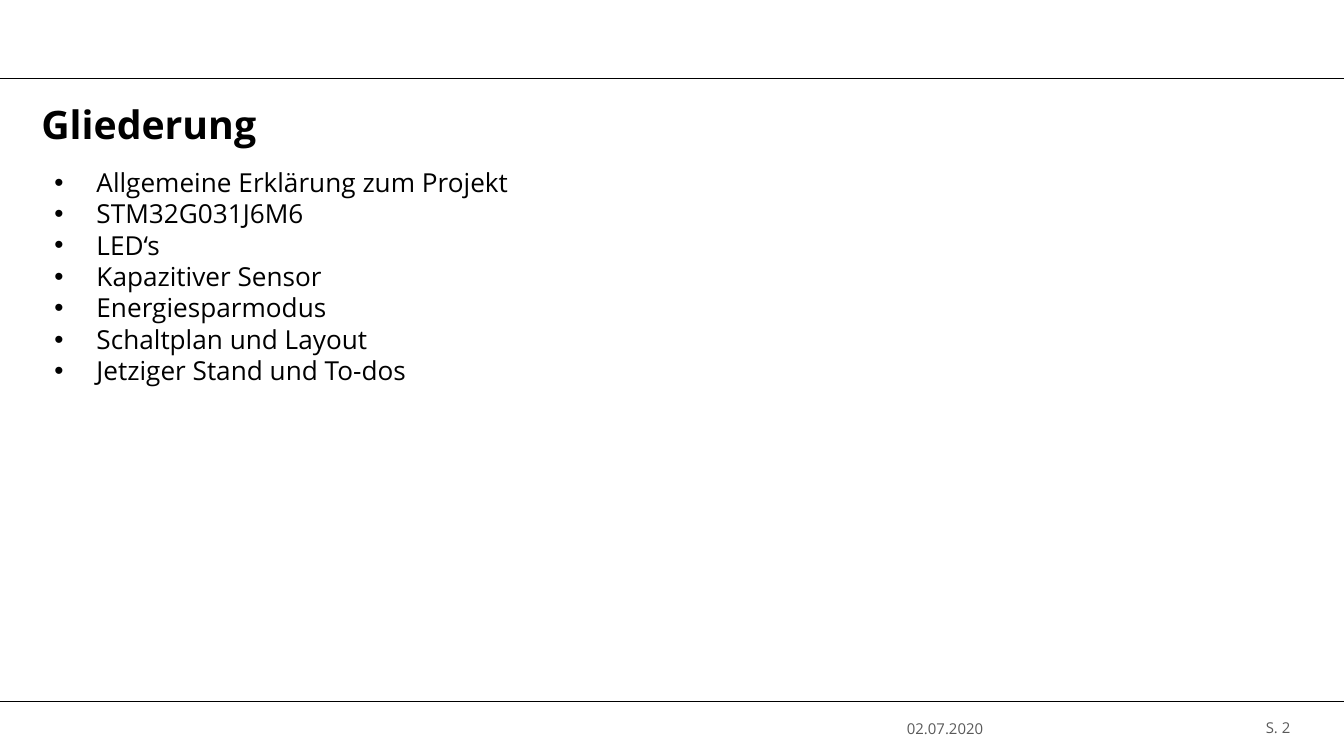
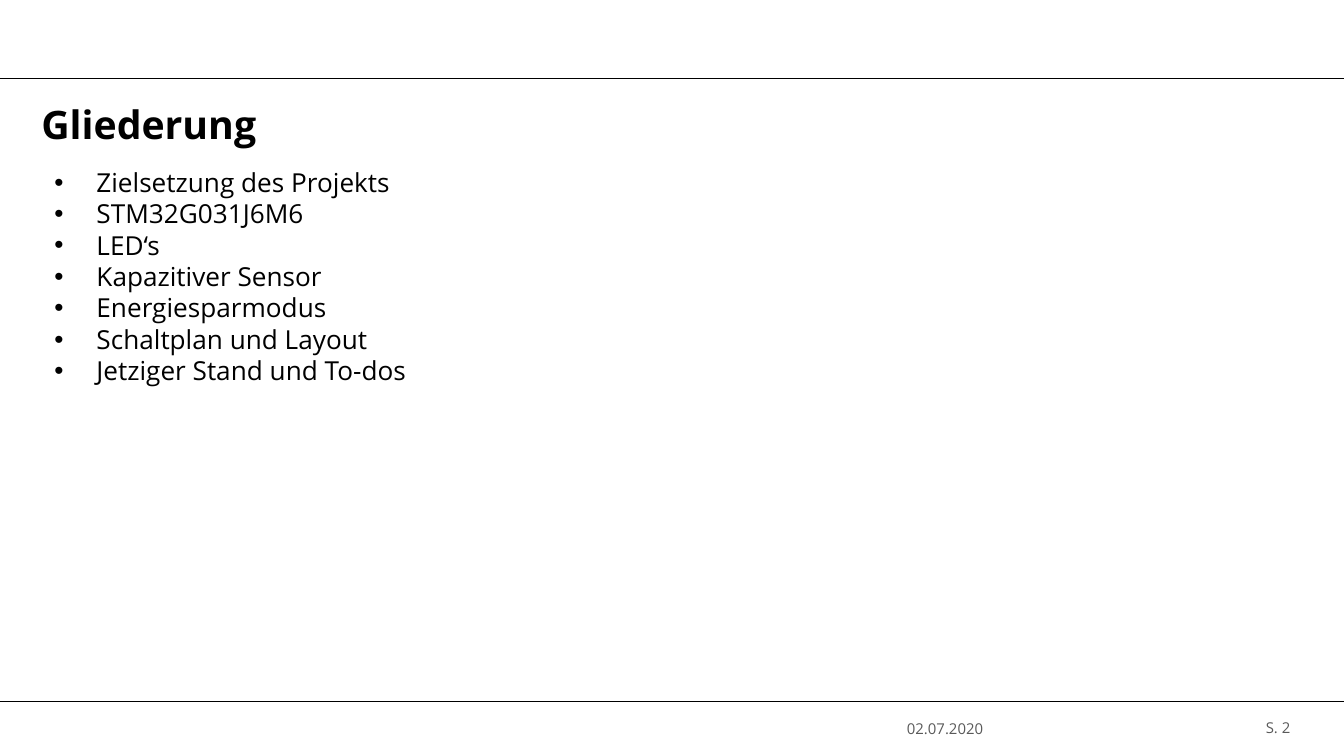
Before and after one commit to Typwithoutname/VMCB, a slide deck: slide 2 of Zwischenpräsentation/Zwischenpräsentation.pptx. Drawn at 1344x756 pixels with LibreOffice and Linux fonts; fonts in the diff are those of the drawing; background and template pictures are left out. Boxes give left, top, right and bottom in pixels: in the first picture for what was removed or moved away, otherwise in the second. Text is boxed around its words. In the diff, an @@ line names an element or a change of style, - is before the commit and + after.

```diff
--- a/Zwischenpräsentation/Zwischenpräsentation.pptx
+++ b/Zwischenpräsentation/Zwischenpräsentation.pptx
@@ text at (96, 172, 389, 199): text changed @@
-• Allgemeine Erklärung zum Projekt
+• Zielsetzung des Projekts
```
Also in this commit, not shown: 4 other slides changed, 2 slides added.
